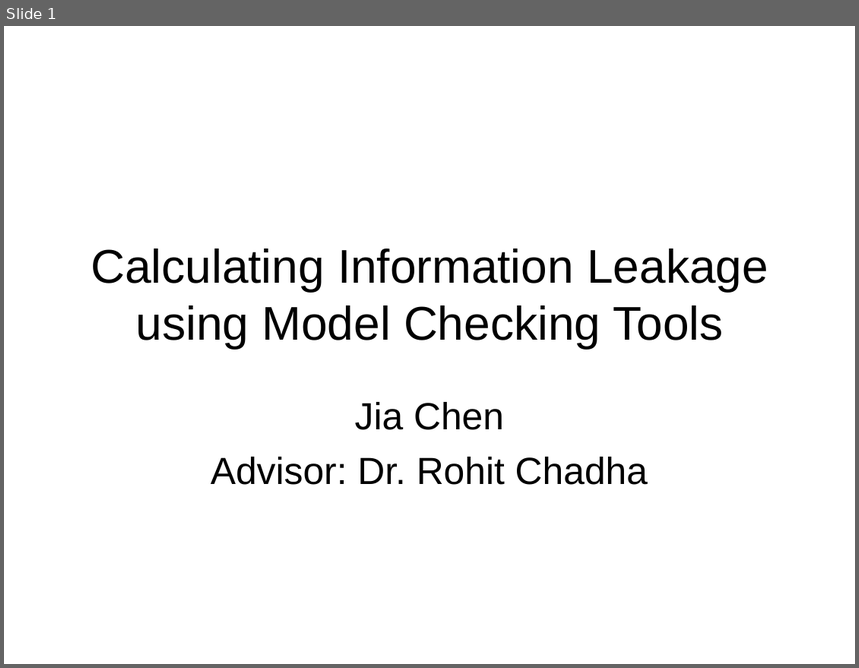
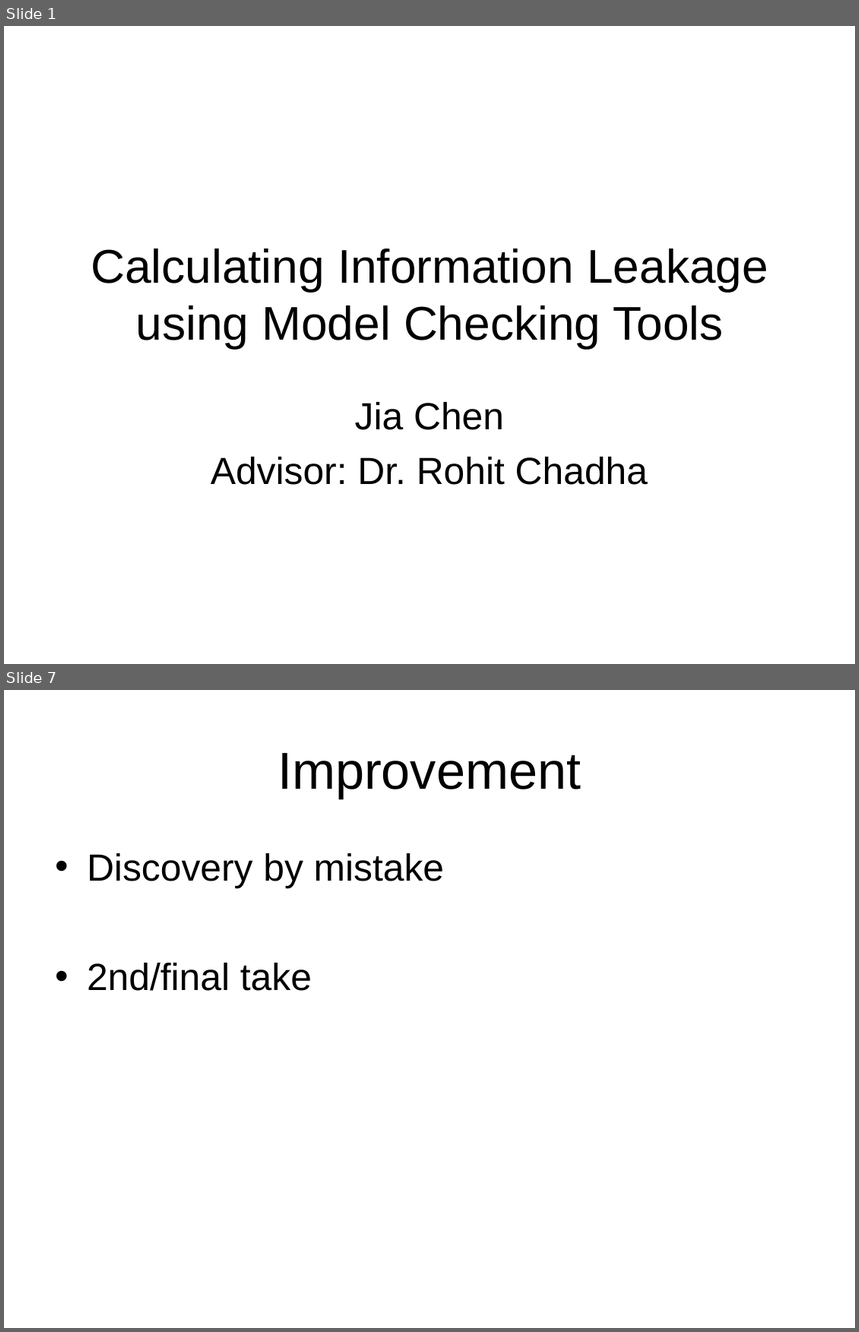
Before and after one commit to chenjiia/Thesis, a slide deck: thesis_presentation/presentation.ppt. Shown one above the other, each under a label of ours: slide 1 before the commit, slides 1 and 7 after it; the slides between them are not shown. The pictures are 859x668 and 859x1332 pixels, drawn with LibreOffice and Linux fonts; fonts in the diff are those of the drawing. Boxes give left, top, right and bottom in pixels: in the first picture for what was removed or moved away, otherwise in the second. Text is boxed around its words. In the diff, an @@ line names an element or a change of style, - is before the commit and + after.

```diff
--- a/thesis_presentation/presentation.ppt
+++ b/thesis_presentation/presentation.ppt
@@ slide 7 added at [4, 690, 855, 1328], background #FFFFFF @@
@@ title added at [278, 753, 581, 799], 44 pt, text #000000 @@
+Improvement
@@ text added at [87, 853, 444, 991], 32 pt, text #000000 @@
+• Discovery by mistake
+• 2nd/final take
```
Also in this commit, not shown: 1 slide changed, 13 other slides added.
